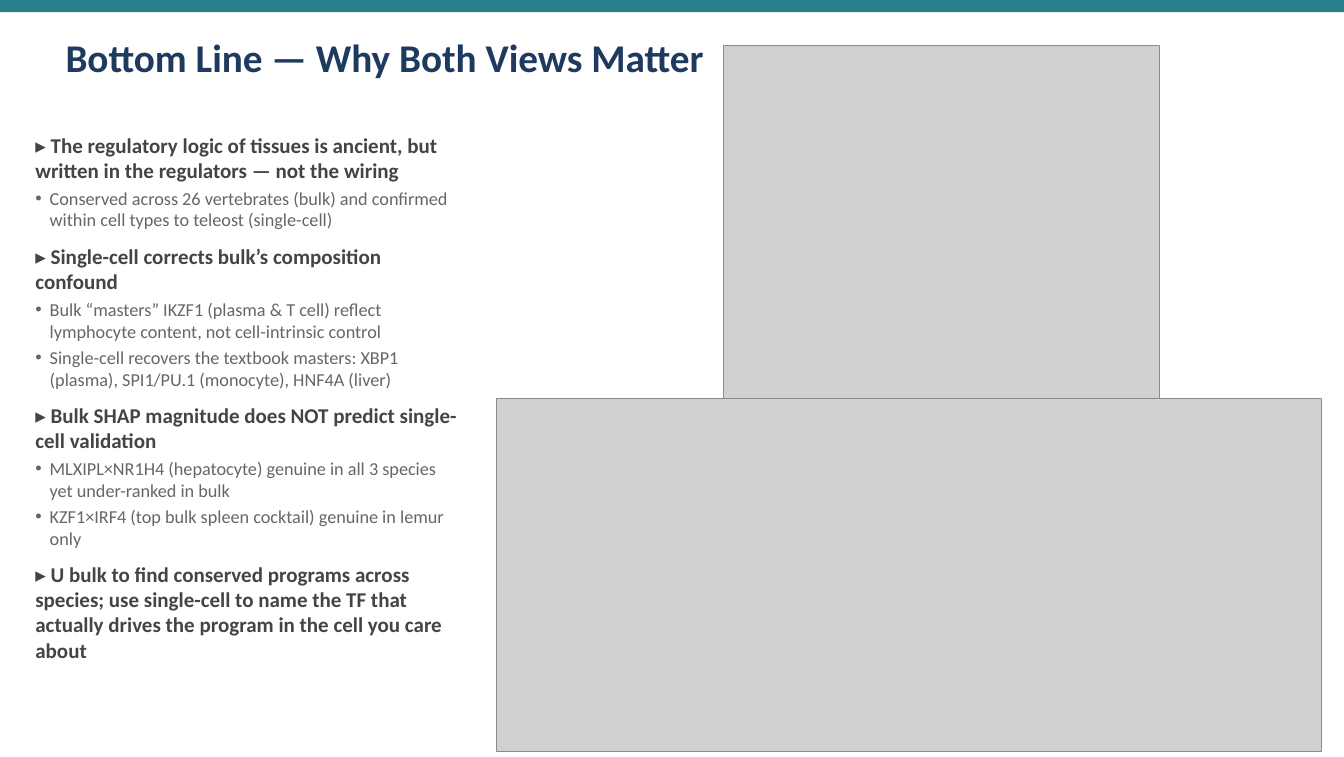
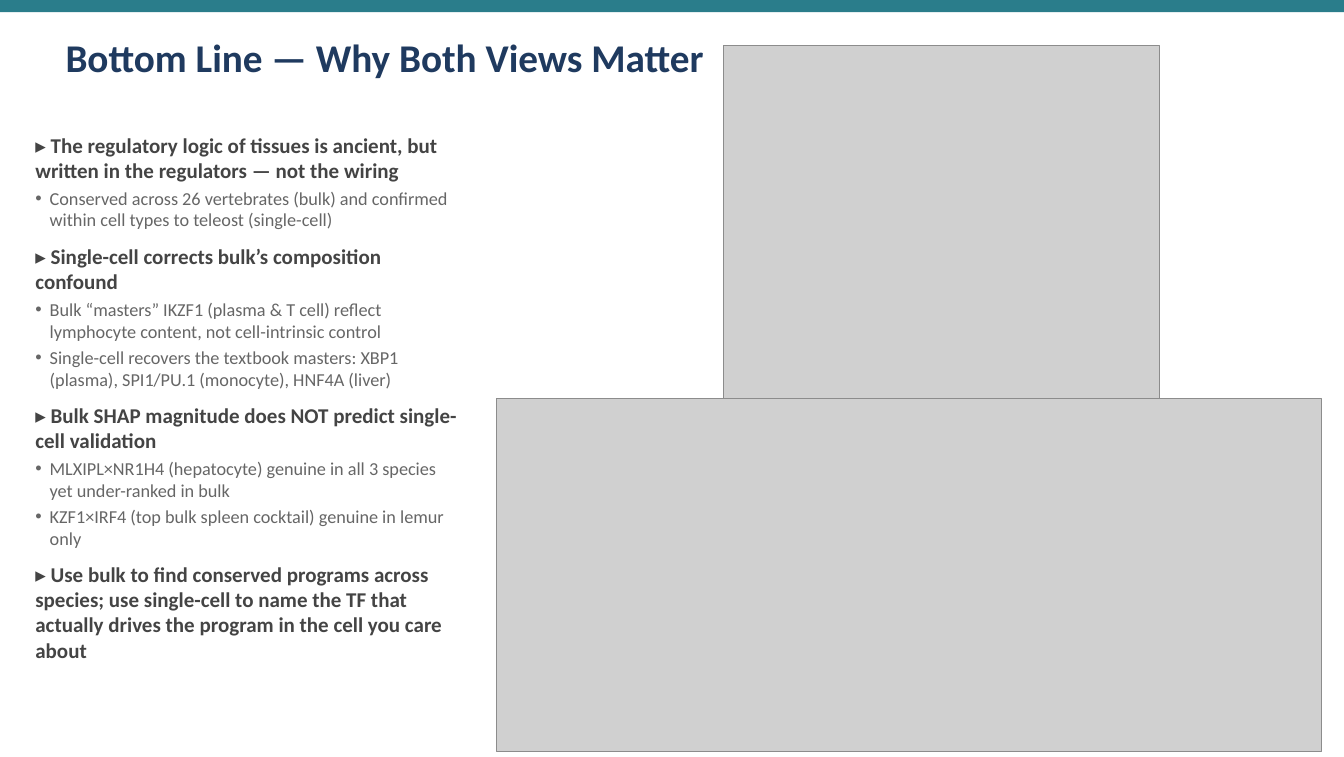
Before and after one commit to bcantarel/claudescience_hackaton_20260713, a slide deck: slide 7 of geneNetworking/geneNetworking_biologist_7slide.pptx. Drawn at 1344x757 pixels with LibreOffice and Linux fonts; fonts in the diff are those of the drawing; grey boxes stand for pictures. Boxes give left, top, right and bottom in pixels: in the first picture for what was removed or moved away, otherwise in the second. Text is boxed around its words. In the diff, an @@ line names an element or a change of style, - is before the commit and + after.

```diff
--- a/geneNetworking/geneNetworking_biologist_7slide.pptx
+++ b/geneNetworking/geneNetworking_biologist_7slide.pptx
@@ text at box(35, 567, 442, 658): text changed @@
-▸ U bulk to find conserved programs across species; use single-cell to name the TF that actually drives the program in the cell you care about
+▸ Use bulk to find conserved programs across species; use single-cell to name the TF that actually drives the program in the cell you care about
```
Also in this commit, not shown: 4 other slides changed.
